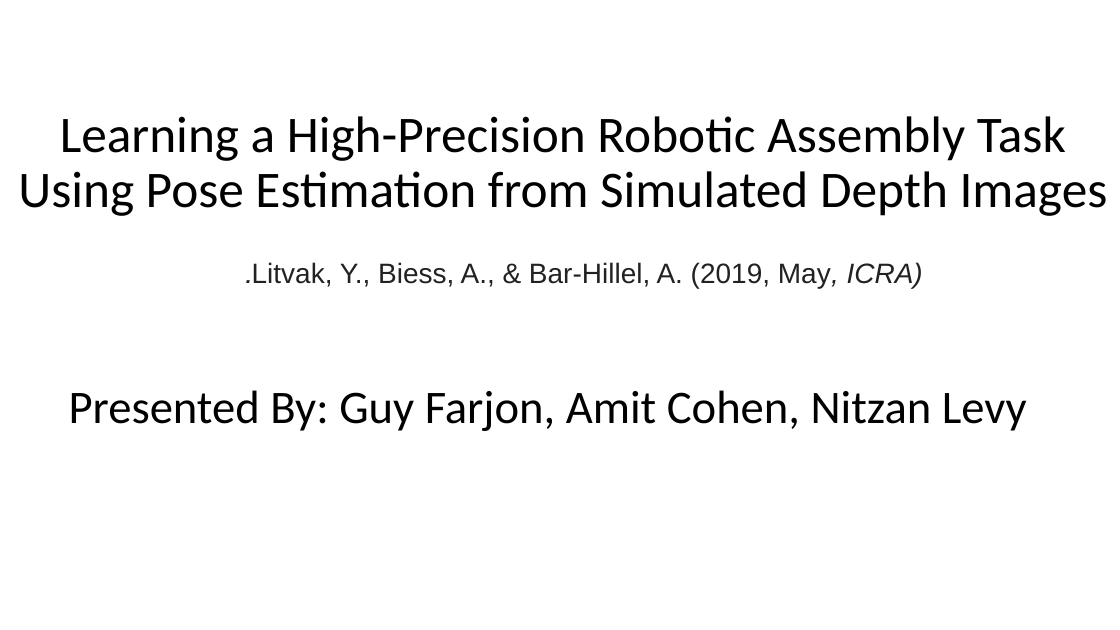
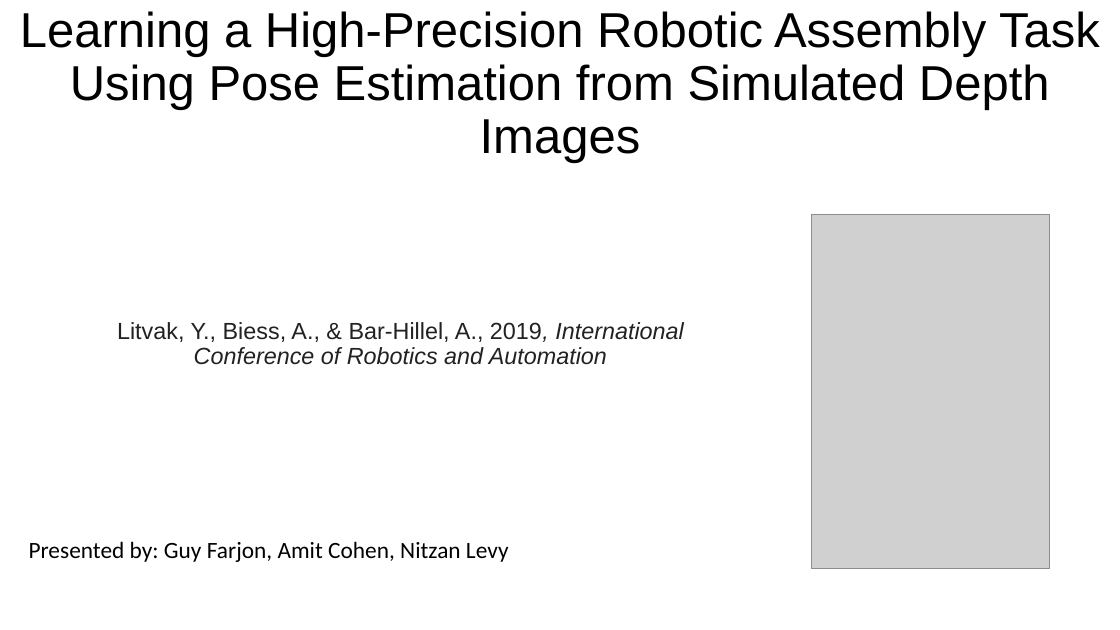
Before and after one commit to farjon/IRS_course, a slide deck: slide 1 of FinalProject/FinalProject.pptx. Drawn at 1120x630 pixels with LibreOffice and Linux fonts; fonts in the diff are those of the drawing; grey boxes stand for pictures. Boxes give left, top, right and bottom in pixels: in the first picture for what was removed or moved away, otherwise in the second. Text is boxed around its words. In the diff, an @@ line names an element or a change of style, - is before the commit and + after.

```diff
--- a/FinalProject/FinalProject.pptx
+++ b/FinalProject/FinalProject.pptx
@@ title "Learning a High-Precision Robotic Assembly ...": place and size @@
-title "Learning a High-Precision Robotic Assembly ..." at box(18, 116, 1108, 216)
+title "Learning a High-Precision Robotic Assembly ..." at box(20, 11, 1100, 163)
@@ title "Learning a High-Precision Robotic Assembly ..." at box(20, 11, 1100, 163): size 44 to 42 pt, font Calibri to Arial @@
@@ picture added at box(812, 215, 1049, 569) @@
@@ subtitle at box(117, 322, 683, 365): text changed; size 24 to 20 pt; italic on @@
-Litvak, Y., Biess, A., & Bar-Hillel, A. (2019, May, ICRA).
+Litvak, Y., Biess, A., & Bar-Hillel, A., 2019, International Conference of Robotics and Automation
@@ text at box(29, 541, 509, 562): text changed; size 40 to 20 pt @@
-Presented By: Guy Farjon, Amit Cohen, Nitzan Levy
+Presented by: Guy Farjon, Amit Cohen, Nitzan Levy
```
Also in this commit, not shown: 4 other slides changed, 5 slides added, 1 slide removed, 10 other files.
